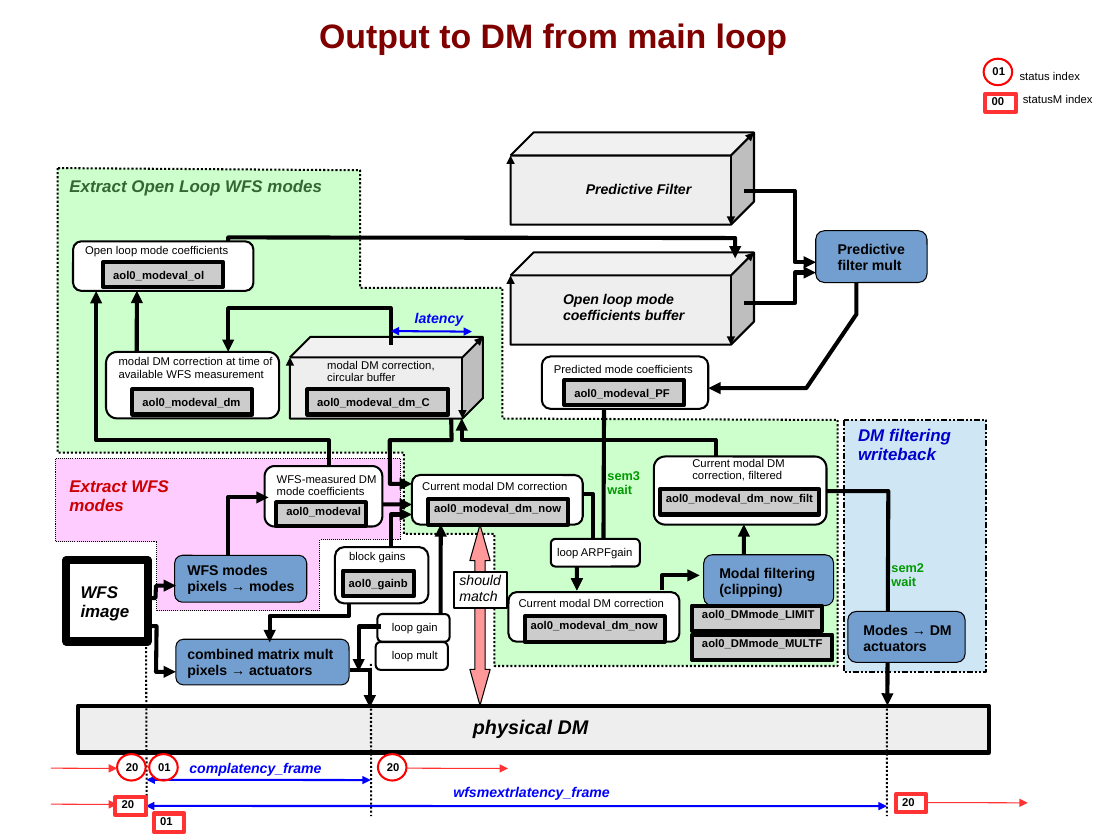
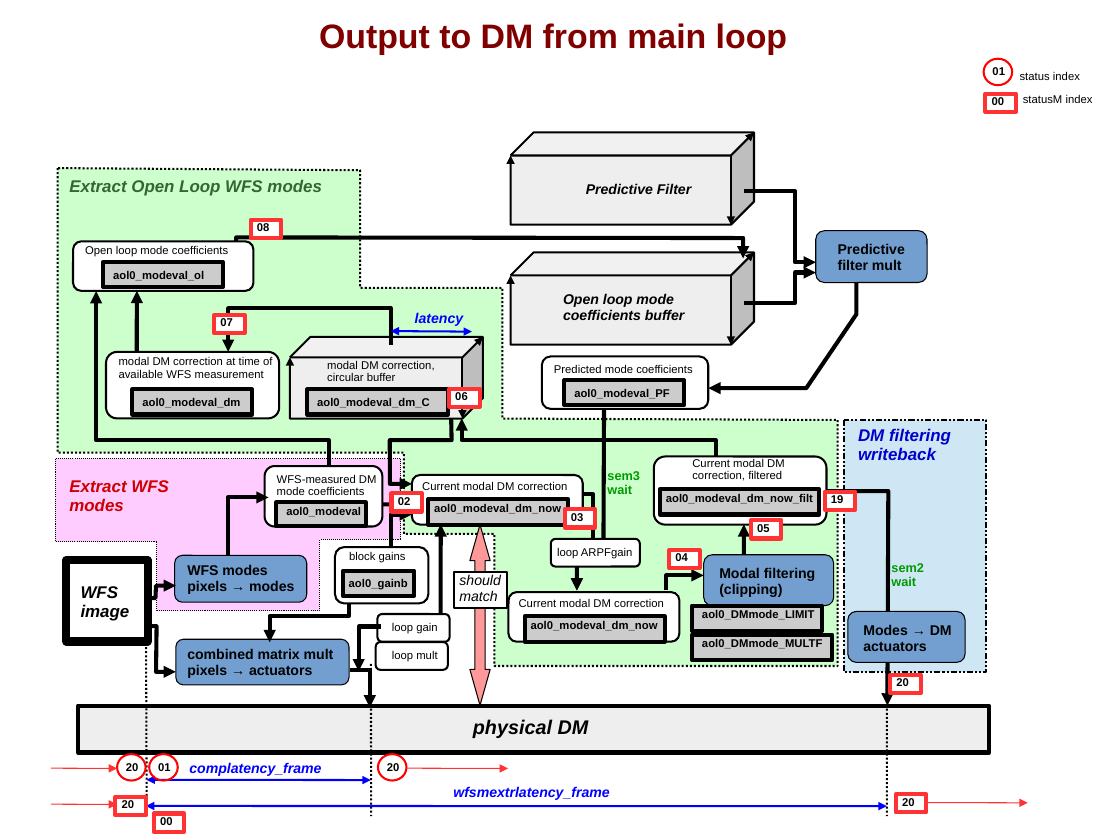
Before and after one commit to oguyon/Cfits, a slide deck: slide 6 of src/AOloopControl/doc/AOloopControl_figs.ppt. Drawn at 1120x840 pixels with LibreOffice and Linux fonts; fonts in the diff are those of the drawing. Boxes give left, top, right and bottom in pixels: in the first picture for what was removed or moved away, otherwise in the second. Text is boxed around its words. In the diff, an @@ line names an element or a change of style, - is before the commit and + after.

```diff
--- a/src/AOloopControl/doc/AOloopControl_figs.ppt
+++ b/src/AOloopControl/doc/AOloopControl_figs.ppt
@@ freeform shape: place and size @@
-freeform shape at <box>229,238,736,259</box>
+freeform shape at <box>236,238,743,259</box>
@@ rectangle added at <box>251,220,282,238</box>, fill #FFFFFF, outline #FF3333 2.89 pt @@
@@ text added at <box>257,223,270,231</box>, 8 pt, text #000000, bold @@
+08
@@ rectangle added at <box>214,315,245,333</box>, fill #FFFFFF, outline #FF3333 2.89 pt @@
@@ text added at <box>220,318,233,326</box>, 8 pt, text #000000, bold @@
+07
@@ rectangle added at <box>449,388,480,407</box>, fill #FFFFFF, outline #FF3333 2.89 pt @@
@@ text added at <box>455,392,468,400</box>, 8 pt, text #000000, bold @@
+06
@@ rectangle added at <box>391,494,422,512</box>, fill #FFFFFF, outline #FF3333 2.89 pt @@
@@ text added at <box>398,497,411,505</box>, 8 pt, text #000000, bold @@
+02
@@ rectangle added at <box>565,509,596,527</box>, fill #FFFFFF, outline #FF3333 2.89 pt @@
@@ rectangle added at <box>825,492,856,510</box>, fill #FFFFFF, outline #FF3333 2.89 pt @@
@@ text added at <box>831,495,844,503</box>, 8 pt, text #000000, bold @@
+19
@@ text added at <box>571,513,584,521</box>, 8 pt, text #000000, bold @@
+03
@@ rectangle added at <box>751,520,782,539</box>, fill #FFFFFF, outline #FF3333 2.89 pt @@
@@ text added at <box>757,524,770,532</box>, 8 pt, text #000000, bold @@
+05
@@ rectangle added at <box>670,550,700,568</box>, fill #FFFFFF, outline #FF3333 2.89 pt @@
@@ text added at <box>675,553,688,561</box>, 8 pt, text #000000, bold @@
+04
@@ freeform shape: place and size @@
-freeform shape at <box>663,575,700,590</box>
+freeform shape at <box>667,575,704,590</box>
@@ rectangle added at <box>890,675,921,693</box>, outline #FF3333 2.89 pt @@
@@ text added at <box>896,678,909,686</box>, 8 pt, text #000000, bold @@
+20
@@ text at <box>160,817,173,825</box>: text changed @@
-01
+00
```
Also in this commit, not shown: 2 other files.
